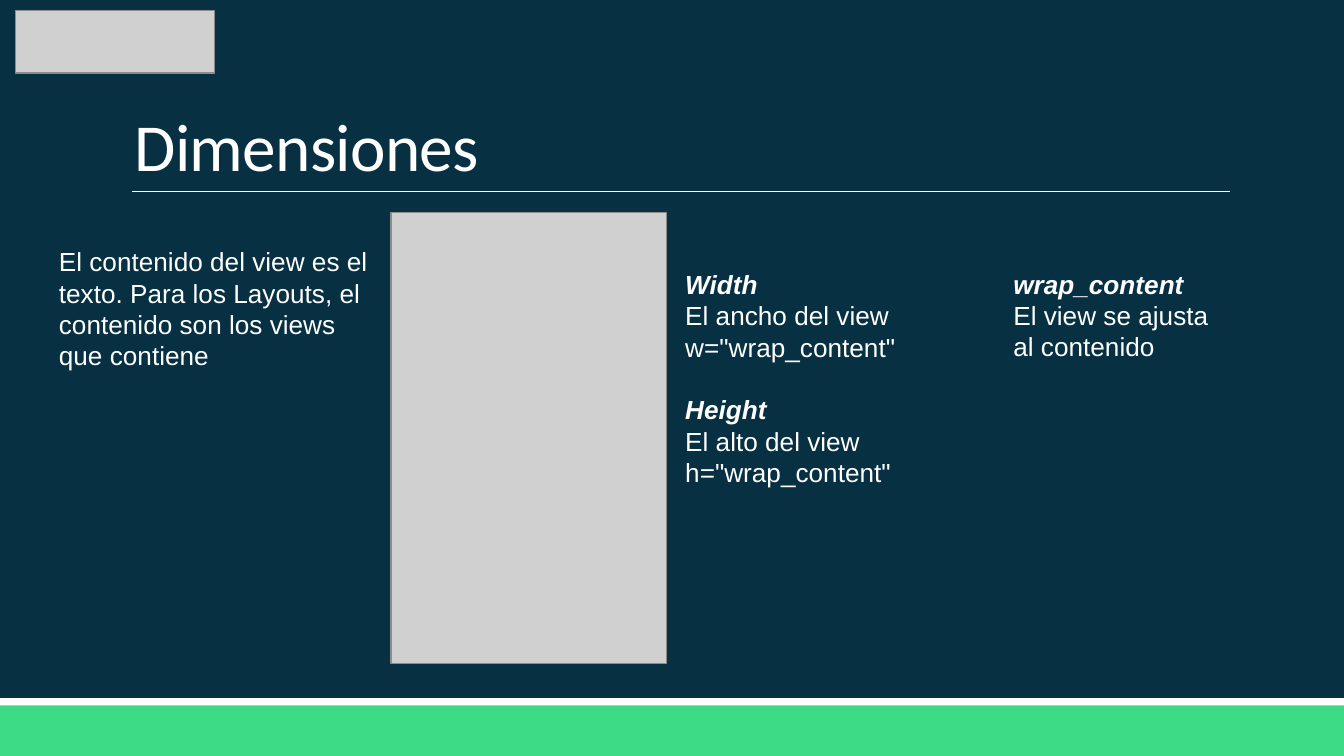
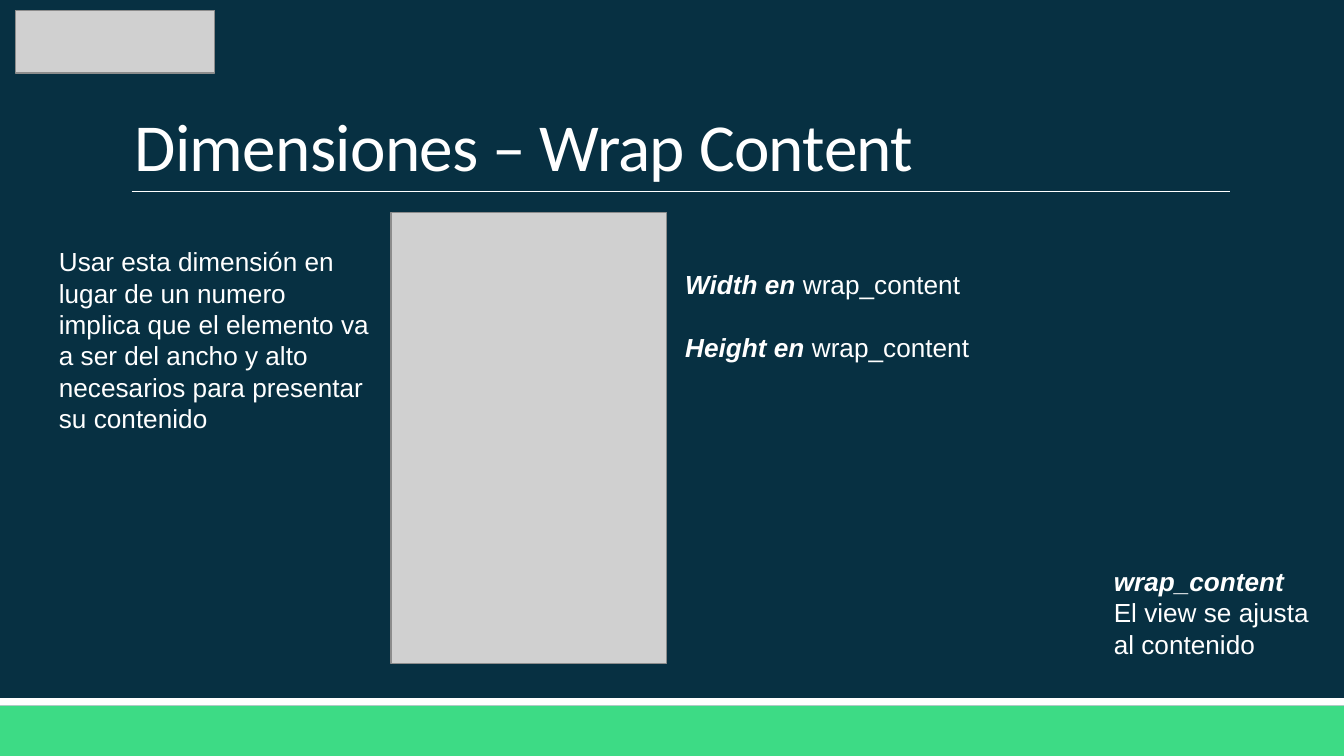
Before and after one commit to Domiciano/AppMoviles202, a slide deck: slide 46 of Semana 1/Clase 1 - Diagramación.pptx (slide 51 before the commit). Drawn at 1344x756 pixels with LibreOffice and Linux fonts; fonts in the diff are those of the drawing; grey boxes stand for pictures. Boxes give left, top, right and bottom in pixels: in the first picture for what was removed or moved away, otherwise in the second. Text is boxed around its words. In the diff, an @@ line names an element or a change of style, - is before the commit and + after.

```diff
--- a/Semana 1/Clase 1 - Diagramación.pptx
+++ b/Semana 1/Clase 1 - Diagramación.pptx
@@ title at [134,124,913,182]: text changed @@
-Dimensiones
+Dimensiones – Wrap Content
@@ text at [59,251,369,429]: text changed @@
-El contenido del view es el texto. Para los Layouts, el contenido son los views que contiene
+Usar esta dimensión en lugar de un numero implica que el elemento va a ser del ancho y alto necesarios para presentar su contenido
@@ text at [685,275,969,362]: text changed @@
-Width
-El ancho del view
-w="wrap_content"
-Height
-El alto del view
-h="wrap_content"
+Width en wrap_content
+Height en wrap_content
@@ text "wrap_content": place and size @@
-text "wrap_content" at [1013,277,1208,357]
+text "wrap_content" at [1114,574,1309,655]
```
Also in this commit, not shown: 5 other slides changed, 19 slides added, 15 slides removed.
